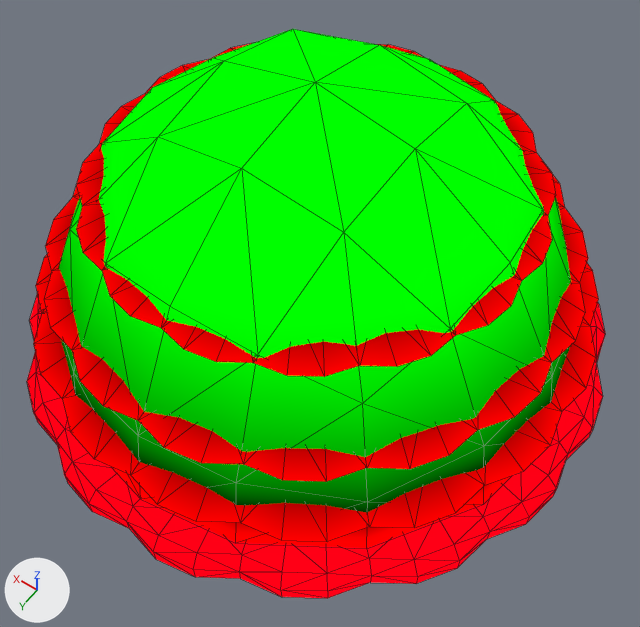
Renders of the Blender file Assets/_Content/Graphics/Models/Mushroom/.WorkingFiles/Mushroom.blend from each side of a commit.
The view is the same before and after, from a 50 mm camera at (-0.178, 0.245, 0.393) aimed at (-0.022, 0.027, 0.05). The axes (+X, +Y, +Z) are drawn at lower left. The lights are the same throughout. The older version comes first. Mesh edges are drawn as thin lines.

Objects in the first picture: 'Mushroom'.
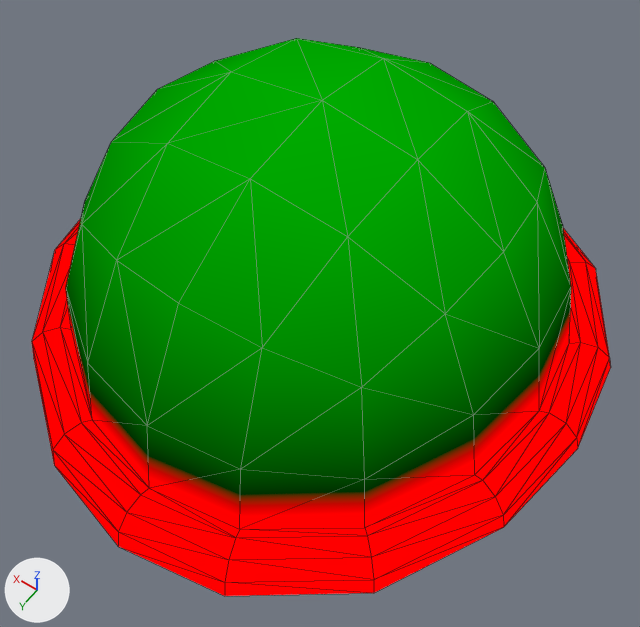
The change, as JSON lines over the scene's bpy script:
```json
{"block": "mat_material_001", "change": "nodes: CombineXYZ, Emission, Math, Mix x2, NewGeometry, OutputMaterial, SeparateXYZ x3, ValToRGB x2, VertexColor x3"}
{"block": "mat_material_001", "change": "colours: white #ffffff, black #000000, red #ff0016, mixed with the vertex colours"}
{"block": "mat_material_001", "change": "nodes: CombineXYZ, Emission, Math, NewGeometry, OutputMaterial, SeparateXYZ x2, ValToRGB x2, VectorMath, VertexColor"}
{"block": "mat_material_001", "change": "colours: white #ffffff, black #000000, mixed with the vertex colours"}
{"block": "me_cylinder", "where": "# used by ob_mushroom; location = (0.0, 0.0, 0.0)"}
{"op": "remove", "block": "me_cylinder", "code": "me_cylinder.from_pydata(...)  # 537 vertices, 336 faces; spans x -0.156..0.156, y -0.156..0.156, z -0.002..0.161"}
{"op": "add", "block": "me_cylinder", "code": "me_cylinder.from_pydata(...)  # 121 vertices, 112 faces; spans x -0.154..0.163, y -0.164..0.161, z -0.002..0.153"}
{"block": "me_cylinder", "change": "me_cylinder part 1: the loose piece of 57 vertices spanning x -0.141..0.141, y -0.141..0.141, z 0.011..0.161 is rebuilt with 121 vertices and now spans x -0.154..0.163, y -0.164..0.161, z -0.002..0.153"}
{"block": "me_cylinder", "change": "me_cylinder part 2: the loose piece of 96 vertices spanning x -0.109..0.109, y -0.109..0.109, z 0.107..0.116 is deleted"}
{"block": "me_cylinder", "change": "me_cylinder part 3: the loose piece of 96 vertices spanning x -0.133..0.133, y -0.133..0.133, z 0.066..0.077 is deleted"}
{"block": "me_cylinder", "change": "me_cylinder part 4: the loose piece of 96 vertices spanning x -0.145..0.145, y -0.145..0.145, z 0.036..0.048 is deleted"}
{"block": "me_cylinder", "change": "me_cylinder part 5"}
{"block": "me_cylinder", "change": "192 vertices are removed from x -0.156..0.156, y -0.156..0.156, z -0.002..0.013"}
{"block": "me_cylinder", "change": "144 faces are deleted"}
```

Location of each change, [x1, y1, x2, y2] in pixels of the pictures (640 x 627 px):
```json
{"object": "Mushroom", "change": "recoloured, reshaped", "before": [27, 29, 605, 598], "after": [32, 38, 611, 596]}
{"part": 1, "of": "me_cylinder", "change": "rebuilt", "before": [59, 29, 571, 548], "after": [32, 38, 611, 596], "on screen": "13% wider, 7% taller"}
{"part": 2, "of": "me_cylinder", "change": "deleted", "before": [76, 43, 556, 377]}
{"part": 3, "of": "me_cylinder", "change": "deleted", "before": [44, 175, 588, 482]}
{"part": 4, "of": "me_cylinder", "change": "deleted", "before": [33, 254, 599, 541]}
{"part": 5, "of": "me_cylinder", "change": "deleted", "before": [27, 294, 605, 598], "on screen": "red"}
```
